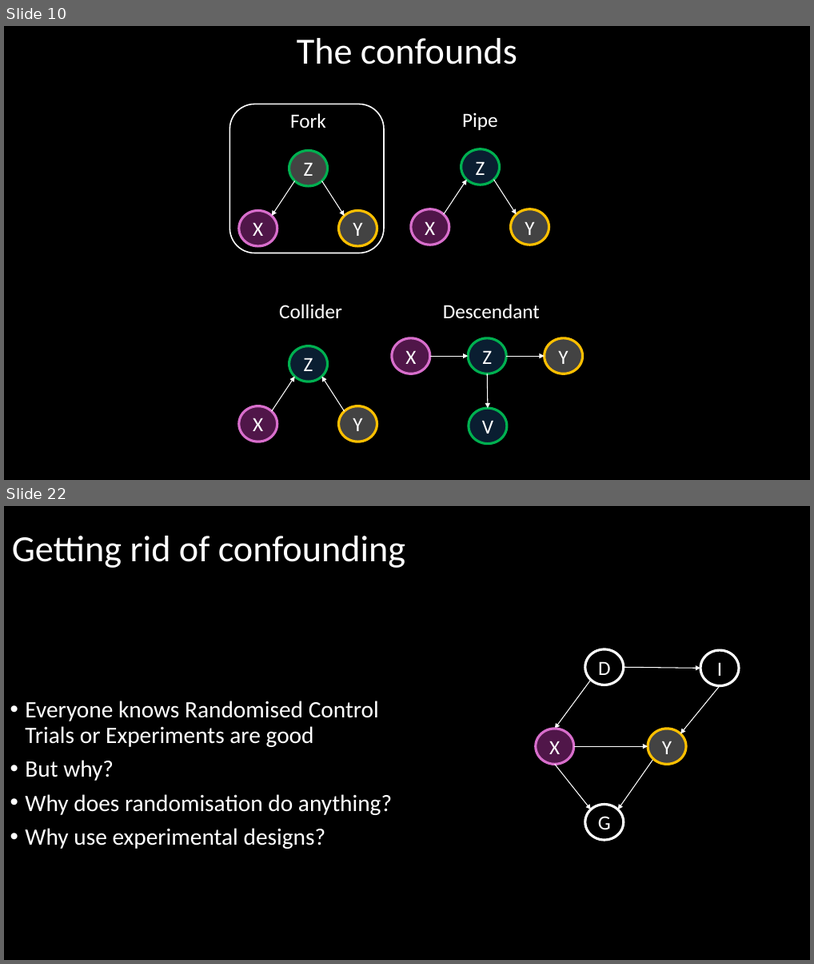
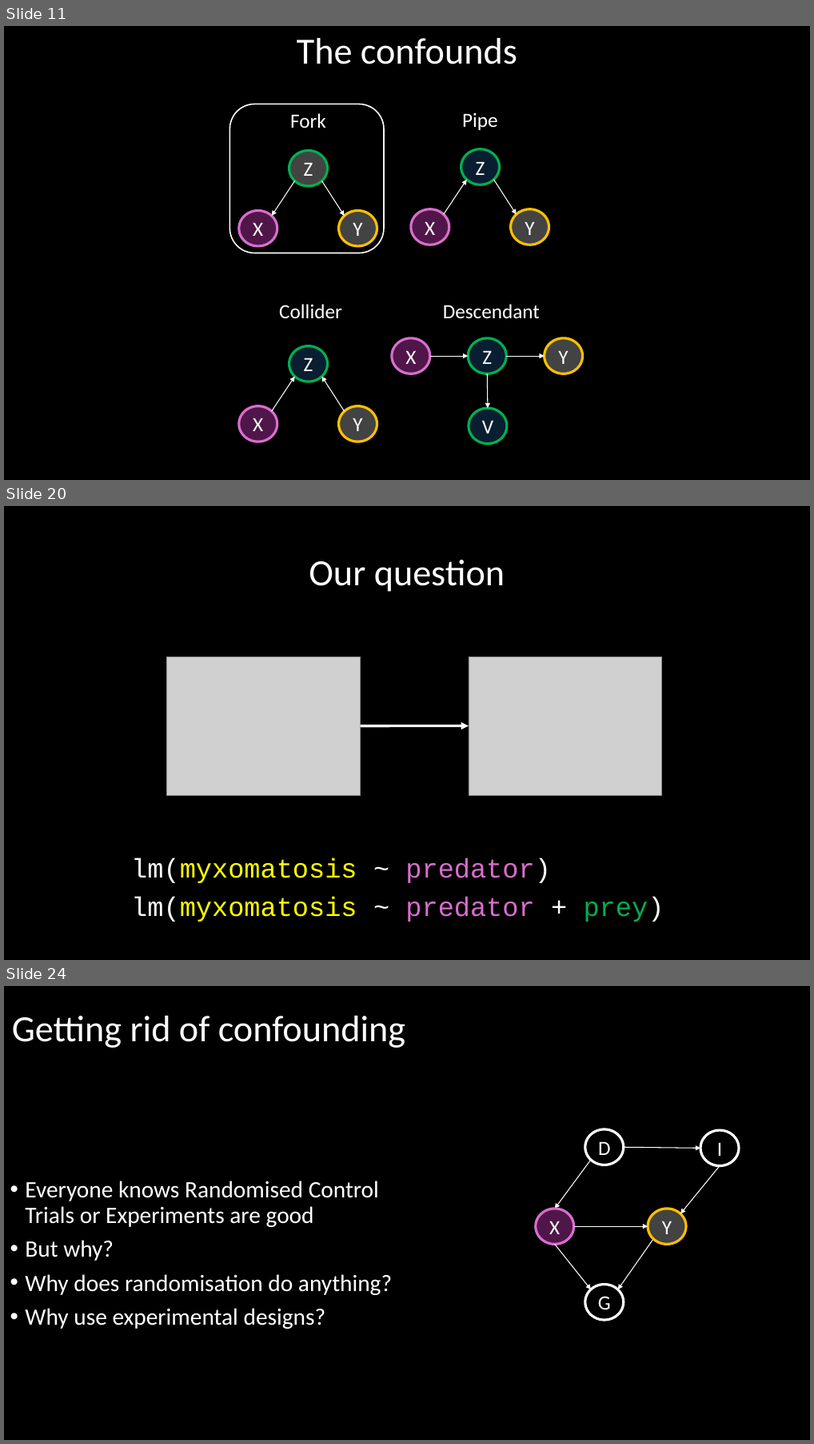
Before and after one commit to DeonRoos/stats-for-biologists, a slide deck: Lectures/Lecture 07.2 Confounding.pptx. Shown one above the other, each under a label of ours: slides 10 and 22 before the commit, slides 11, 20 and 24 after it; the slides between them are not shown. The pictures are 814x964 and 814x1444 pixels, drawn with LibreOffice and Linux fonts; fonts in the diff are those of the drawing; grey boxes stand for pictures. Boxes give left, top, right and bottom in pixels: in the first picture for what was removed or moved away, otherwise in the second. Text is boxed around its words. In the diff, an @@ line names an element or a change of style, - is before the commit and + after.

```diff
--- a/Lectures/Lecture 07.2 Confounding.pptx
+++ b/Lectures/Lecture 07.2 Confounding.pptx
@@ slide 20 added at bbox=[4, 506, 810, 960], background #000000 @@
@@ title added at bbox=[309, 560, 505, 592], 44 pt, text #FFFFFF @@
+Our question
@@ picture added at bbox=[166, 656, 360, 795] @@
@@ picture added at bbox=[470, 656, 662, 795] @@
@@ arrow added from (361, 725) to (470, 725), #FFFFFF 3 pt @@
@@ text added at bbox=[131, 858, 551, 883], 32 pt, text #FFFF00 @@
+lm(myxomatosis ~ predator)
@@ text added at bbox=[131, 896, 665, 921], 32 pt, text #FFFF00 @@
+lm(myxomatosis ~ predator + prey)
@@ what was slide 10 is now slide 11 @@
@@ what was slide 22 is now slide 24 @@
```
Also in this commit, not shown: 12 slides changed, 7 other slides added, 7 slides removed, 10 other files.
